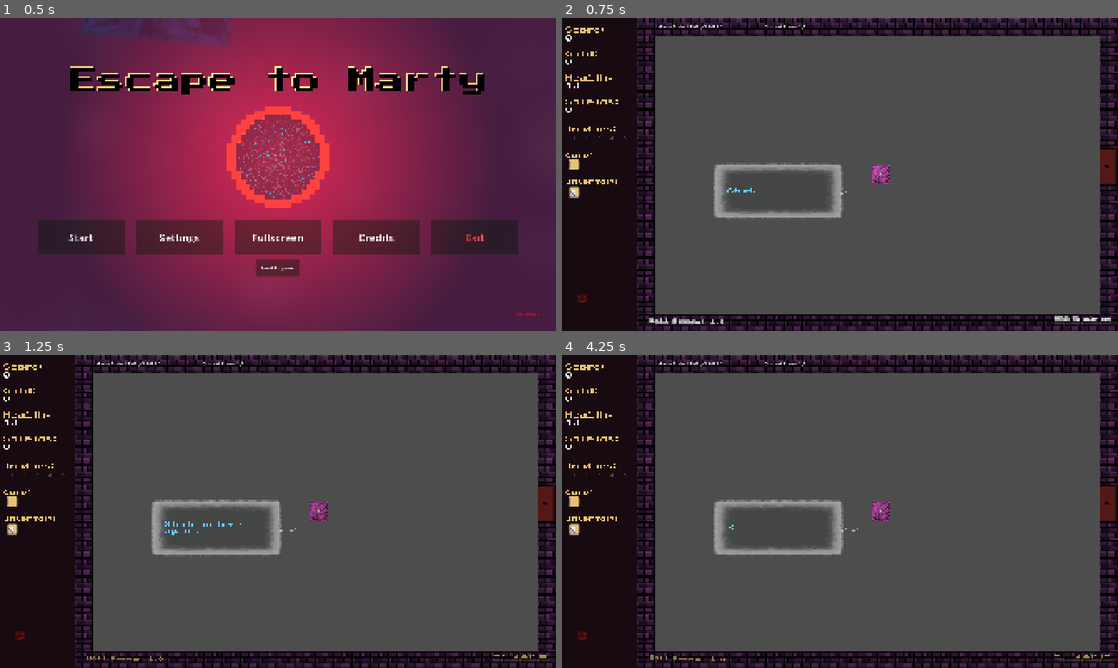
Above: before the commit, frames 1-4 (two rows, left to right).
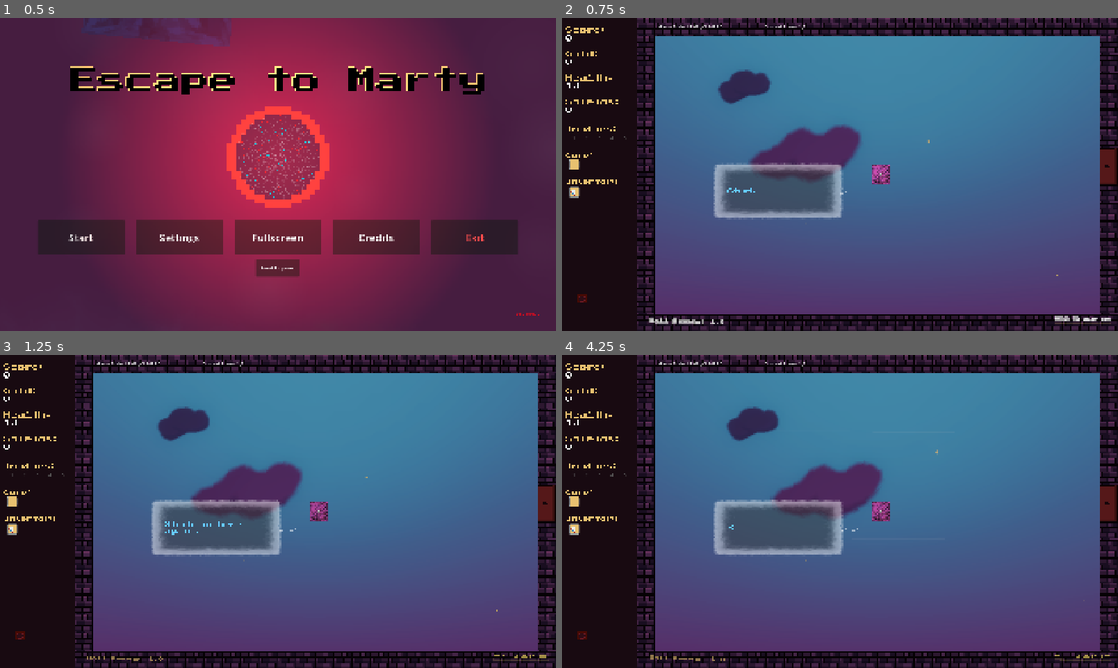
Above: after the commit, the same moments.

Repository: lostpoet999/escape_to_marty
Game: Godot game, scene res://scenes_and_scripts/ui_main_menu/main_menu.tscn
The game is run twice, just before and just after one commit, with the same random seed, the same clock (stepped at 60 frames per second) and the same inputs. Sound files missing from this copy of the repository are replaced by a short silence.
Inputs (mouse positions are in pixels of both pictures, inside the frame that each line leads up to):
- Up to frame 1 (0.5 s): no input
- Up to frame 2 (0.75 s): click "Start" at 0.5 s
- Up to frame 3 (1.25 s): no input
- Up to frame 4 (4.25 s): click (573, 502) at 1.27 s; click (573, 530) at 2.02 s; click (573, 502) at 2.77 s; click (573, 530) at 3.52 s

Frame 1 is identical in both runs. In frame 2, 70% of the frame differs, in the area x 16-97%, y 5-95%; in frame 3, 70%; in frame 4, 70%.

Commit message:
export testing

Diff:
--- a/scenes_and_scripts/levels/room_base.tscn
+++ b/scenes_and_scripts/levels/room_base.tscn
@@ -26,7 +26,6 @@
 script = ExtResource("1_e48p3")
 
 [node name="SubViewportContainer" type="SubViewportContainer" parent="." unique_id=1513724378]
-visible = false
 z_index = -1
 texture_filter = 2
 offset_left = 258.0
@@ -44,7 +43,7 @@
 positional_shadow_atlas_size = 0
 oversampling = false
 size = Vector2i(1660, 1080)
-render_target_update_mode = 0
+render_target_update_mode = 4
 
 [node name="BG3D" parent="SubViewportContainer/SubViewport" unique_id=1085885422 instance=ExtResource("2_h56ea")]
 
